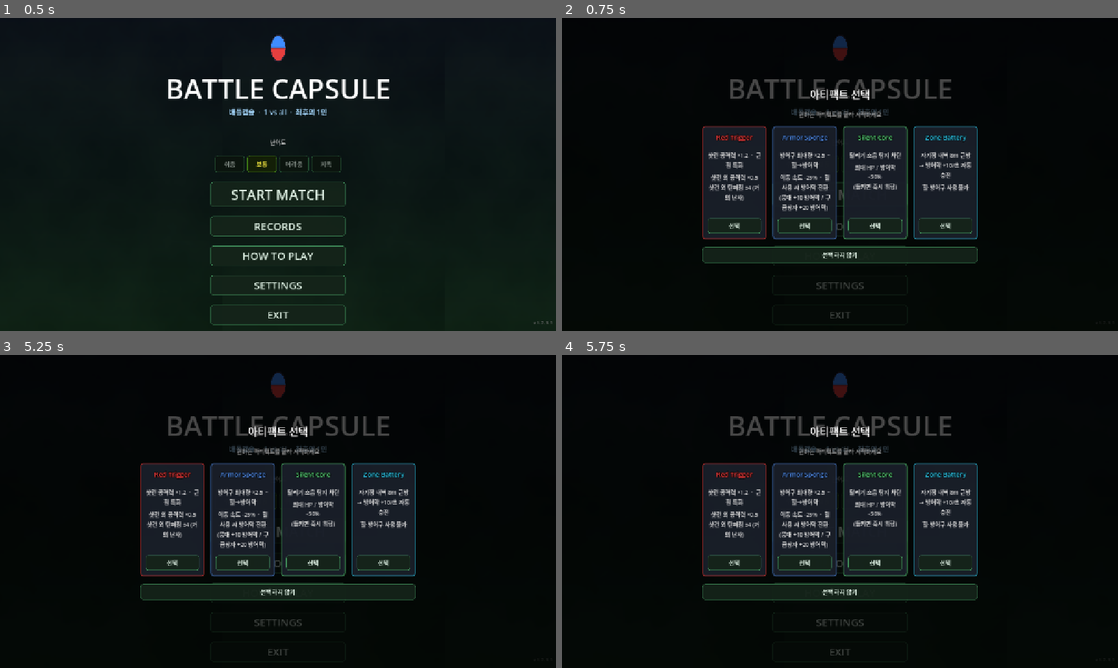
Above: before the commit, frames 1-4 (two rows, left to right).
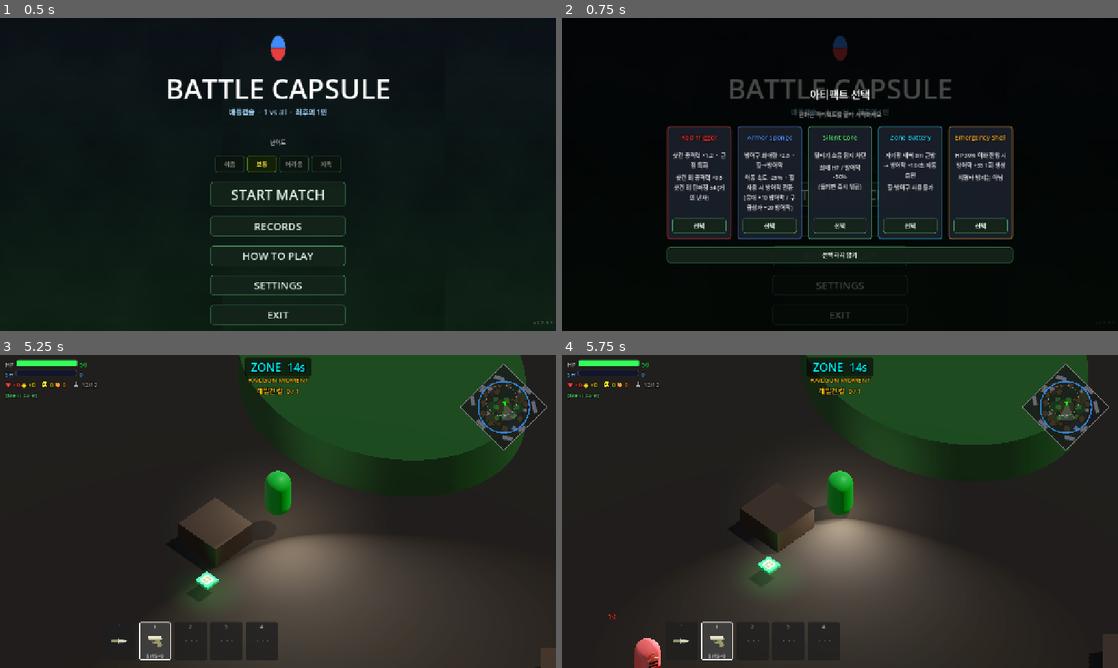
Above: after the commit, the same moments.

Repository: Kyulhee/battle-capsule
Game: Godot game, scene res://src/Main.tscn
The game is run twice, just before and just after one commit, with the same random seed, the same clock (stepped at 60 frames per second) and the same inputs.
Inputs:
- Up to frame 1 (0.5 s): no input
- Up to frame 2 (0.75 s): click "START MATCH" at 0.5 s
- Up to frame 3 (5.25 s): click "START MATCH" at 1.25 s; click "쉬움" at 2 s; click "보통" at 2.75 s; click "어려움" at 3.5 s; click "지옥" at 4.25 s; click "RECORDS" at 5 s
- Up to frame 4 (5.75 s): no input

Frame 1 is identical in both runs. In frame 2, 12% of the frame differs, in the area x 18-82%, y 34-79%; in frame 3, 92%; in frame 4, 93%, in the area x 0-100%, y 0-100%.

Commit message:
feat: add emergency shell artifact

Diff:
--- a/src/core/ArtifactCatalog.gd
+++ b/src/core/ArtifactCatalog.gd
@@ -65,6 +65,16 @@
 				"zone_battery_range": 8.0,
 			},
 		},
+		{
+			"id": "emergency_shell",
+			"label": "Emergency Shell",
+			"color": Color(1.0, 0.72, 0.28),
+			"mods": {
+				"emergency_shell": true,
+				"emergency_shell_hp_ratio": 0.3,
+				"emergency_shell_shield": 35.0,
+			},
+		},
 	]
 
 static func _with_description(artifact: Dictionary) -> Dictionary:
@@ -92,6 +102,12 @@
 				_fmt_num(mods.get("zone_battery_regen", 0.0)),
 			]
 			artifact["line2"] = "힐·방어구 사용 불가"
+		"emergency_shell":
+			artifact["line1"] = "HP %s 이하 진입 시\n방어막 +%s 1회 생성" % [
+				_fmt_percent(mods.get("emergency_shell_hp_ratio", 0.0)),
+				_fmt_num(mods.get("emergency_shell_shield", 0.0)),
+			]
+			artifact["line2"] = "치명타 방지는 아님"
 	return artifact
 
 static func _zone_battery_regen_for_difficulty(difficulty_index: int) -> float:
@@ -111,6 +127,9 @@
 	var sign = "+" if delta > 0.0 else ""
 	return "%s%s%%" % [sign, _fmt_num(delta)]
 
+static func _fmt_percent(ratio: Variant) -> String:
+	return "%s%%" % _fmt_num(float(ratio) * 100.0)
+
 static func _fmt_health_shield_delta(mods: Dictionary) -> String:
 	var hp_delta = _fmt_percent_delta(mods.get("max_health_mult", 1.0))
 	var shield_delta = _fmt_percent_delta(mods.get("max_shield_mult", 1.0))
--- a/src/core/Telemetry.gd
+++ b/src/core/Telemetry.gd
@@ -14,6 +14,7 @@
 #   "hell"     — blackout/bombardment event counts (Hell difficulty only)
 #   "mission"  — active mission id, result (success/fail/none)
 #   "pressure" — pressure mission triggered/cleared/failed counts (Hard opt-in / Hell)
+#   "artifact" — selected artifact id and bounded artifact trigger events
 #   "doctrine" — merged bot AI profiles and selected combat plans
 
 # ── Group toggles ─────────────────────────────────────────────────────────────
@@ -28,6 +29,7 @@
 	"hell":      true,
 	"mission":   true,
 	"pressure":  true,
+	"artifact":  true,
 	"archetype": true,
 	"doctrine":  true,
 }
@@ -157,6 +159,12 @@
 			"pressure_triggered": 0,
 			"pressure_cleared":   0,
 			"pressure_failed":    0,
+		},
+		# artifact
+		"artifact": {
+			"selected": "none",
+			"events": {},
+			"emergency_shell_triggered": 0,
 		},
 		# archetype
 		"archetype": {
@@ -435,6 +443,18 @@
 func log_weapon_drop():
 	if _g("tactics") and metrics.has("tactics"):
 		metrics.tactics.weapon_drop_spawned += 1
+
+func log_artifact_selected(artifact_id: String):
+	if not match_in_progress or not _g("artifact") or not metrics.has("artifact"):
+		return
+	metrics.artifact.selected = artifact_id if artifact_id != "" else "none"
+
+func log_artifact_event(event: String):
+	if event == "" or not match_in_progress or not _g("artifact") or not metrics.has("artifact"):
+		return
+	metrics.artifact.events[event] = metrics.artifact.events.get(event, 0) + 1
+	if event == "emergency_shell_triggered":
+		metrics.artifact.emergency_shell_triggered += 1
 
 # ── Stubs kept for call-site compatibility ────────────────────────────────────
 
@@ -484,6 +504,7 @@
 	if _g("hell"):    out["hell"]     = metrics.hell.duplicate(true)
 	if _g("mission"):    out["mission"]    = metrics.mission.duplicate(true)
 	if _g("pressure"):   out["pressure"]   = metrics.pressure.duplicate(true)
+	if _g("artifact"):   out["artifact"]   = metrics.artifact.duplicate(true)
 	if _g("archetype"):  out["archetype"]  = metrics.archetype.duplicate(true)
 	if _g("doctrine"):   out["doctrine"]   = metrics.doctrine.duplicate(true)
 	var file = FileAccess.open(SIM_RESULT_PATH, FileAccess.WRITE)
--- a/src/entities/player/Player.gd
+++ b/src/entities/player/Player.gd
@@ -57,6 +57,7 @@
 const PlayerWeaponIconResolverScript = preload("res://src/ui/player/PlayerWeaponIconResolver.gd")
 const PlayerTuningScript = preload("res://src/entities/player/PlayerTuning.gd")
 const PlayerOccluderFaderScript = preload("res://src/entities/player/PlayerOccluderFader.gd")
+const PlayerArtifactRuntimeScript = preload("res://src/entities/player/PlayerArtifactRuntime.gd")
 const WeaponSlotManagerScript = preload("res://src/core/WeaponSlotManager.gd")
 
 # ── Weapon Slot Inventory ────────────────────────────────────────────────
@@ -80,6 +81,7 @@
 var slot_ammo_labels: Array = []
 var _weapon_icon_resolver = PlayerWeaponIconResolverScript.new()
 var _occluder_fader = PlayerOccluderFaderScript.new()
+var _artifact_runtime = PlayerArtifactRuntimeScript.new()
 var _focused_pickup: Pickup = null
 
 func _ready():
@@ -162,6 +164,7 @@
 	if source == "zone":
 		amount *= _artifact_mods.get("zone_dmg_mult", 1.0)
 	super.take_damage(amount, source, weapon_type, source_node)
+	_apply_artifact_after_damage()
 	if Sfx: Sfx.play("hurt")
 	var main = get_tree().root.get_node_or_null("Main")
 	if main and main.mission_tracker:
@@ -619,7 +622,7 @@
 		kill_feed_entries[0]["label"].queue_free()
 		kill_feed_entries.pop_front()
 
-func show_pressure_flash(text: String, success: bool):
+func show_status_flash(text: String, success: bool):
 	if not _flash_label or not _flash_panel: return
 	_flash_label.text = text
 	_flash_label.modulate = Color(0.3, 1.0, 0.45) if success else Color(1.0, 0.32, 0.32)
@@ -628,6 +631,9 @@
 	_flash_tween.tween_property(_flash_panel, "modulate:a", 0.88, 0.12)
 	_flash_tween.tween_interval(2.2)
 	_flash_tween.tween_property(_flash_panel, "modulate:a", 0.0, 0.45)
+
+func show_pressure_flash(text: String, success: bool):
+	show_status_flash(text, success)
 
 func die(killer: Node3D = null):
 	_drop_on_death()
@@ -793,6 +799,7 @@
 
 func apply_artifact(artifact: Dictionary):
 	active_artifact = artifact
+	_artifact_runtime.configure(artifact)
 	_artifact_mods = {
 		"damage_mult": 1.0, "spread_mult": 1.0, "spread_all_shots": false, "red_trigger": false,
 		"shotgun_damage_mult": 1.0, "non_shotgun_damage_mult": 1.0,
@@ -822,6 +829,27 @@
 			_artifact_label.text = "[%s]" % artifact.get("label", "")
 			_artifact_label.modulate = artifact.get("color", Color.WHITE)
 			_artifact_label.visible = true
+	if has_node("/root/Telemetry"):
+		get_node("/root/Telemetry").log_artifact_selected(String(artifact.get("id", "none")))
+
+func _apply_artifact_after_damage() -> void:
+	if is_dead:
+		return
+	var result = _artifact_runtime.evaluate_after_damage(
+		current_health,
+		stats.max_health,
+		current_shield,
+		stats.max_shield
+	)
+	if result.is_empty():
+		return
+	receive_shield(float(result.get("shield", 0.0)))
+	if has_node("/root/Telemetry"):
+		get_node("/root/Telemetry").log_artifact_event(String(result.get("event", "")))
+	show_status_flash("%s +%d SHIELD" % [
+		String(result.get("label", "Emergency Shell")),
+		int(roundf(float(result.get("shield", 0.0)))),
+	], true)
 
 func receive_shield(amount: float):
 	var mult = _artifact_mods.get("shield_recv_mult", 1.0)
--- /dev/null
+++ b/src/entities/player/PlayerArtifactRuntime.gd
@@ -0,0 +1,47 @@
+class_name PlayerArtifactRuntime
+extends RefCounted
+
+var _artifact_id: String = ""
+var _artifact_label: String = ""
+var _mods: Dictionary = {}
+var _emergency_shell_used: bool = false
+
+
+func configure(artifact: Dictionary) -> void:
+	_artifact_id = String(artifact.get("id", ""))
+	_artifact_label = String(artifact.get("label", ""))
+	_mods = artifact.get("mods", {}).duplicate(true)
+	_emergency_shell_used = false
+
+
+func evaluate_after_damage(
+	current_health: float,
+	max_health: float,
+	current_shield: float,
+	max_shield: float
+) -> Dictionary:
+	if not bool(_mods.get("emergency_shell", false)):
+		return {}
+	if _emergency_shell_used:
+		return {}
+	if max_health <= 0.0 or current_health <= 0.0:
+		return {}
+
+	var threshold_ratio = float(_mods.get("emergency_shell_hp_ratio", 0.3))
+	if current_health / max_health > threshold_ratio:
+		return {}
+
+	var shield_amount = minf(
+		float(_mods.get("emergency_shell_shield", 0.0)),
+		maxf(0.0, max_shield - current_shield)
+	)
+	if shield_amount <= 0.0:
+		return {}
+
+	_emergency_shell_used = true
+	return {
+		"artifact_id": _artifact_id,
+		"label": _artifact_label,
+		"event": "emergency_shell_triggered",
+		"shield": shield_amount,
+	}
--- /dev/null
+++ b/tools/verify_artifact_runtime.gd
@@ -0,0 +1,36 @@
+extends SceneTree
+
+
+func _init():
+	var runtime_script = load("res://src/entities/player/PlayerArtifactRuntime.gd")
+	var runtime = runtime_script.new()
+	runtime.configure({
+		"id": "emergency_shell",
+		"label": "Emergency Shell",
+		"mods": {
+			"emergency_shell": true,
+			"emergency_shell_hp_ratio": 0.3,
+			"emergency_shell_shield": 35.0,
+		},
+	})
+
+	var high_hp = runtime.evaluate_after_damage(40.0, 100.0, 0.0, 50.0)
+	if not high_hp.is_empty():
+		push_error("Emergency Shell triggered above threshold.")
+		quit(1)
+		return
+
+	var triggered = runtime.evaluate_after_damage(30.0, 100.0, 0.0, 50.0)
+	if int(roundf(float(triggered.get("shield", 0.0)))) != 35:
+		push_error("Emergency Shell did not return the configured shield amount.")
+		quit(1)
+		return
+
+	var repeated = runtime.evaluate_after_damage(20.0, 100.0, 0.0, 50.0)
+	if not repeated.is_empty():
+		push_error("Emergency Shell triggered more than once.")
+		quit(1)
+		return
+
+	print("Artifact runtime smoke passed.")
+	quit(0)
Not shown, changed: docs/ARCHITECTURE.md
Not shown, changed: docs/DEVLOG.md
Not shown, changed: docs/HANDOFF.md
Not shown, changed: docs/IMPACT_MAP.md
Not shown, changed: docs/MASTERPLAN.md
Not shown, changed: docs/TESTING.md
Not shown, changed: docs/devlog/v1.12.md
